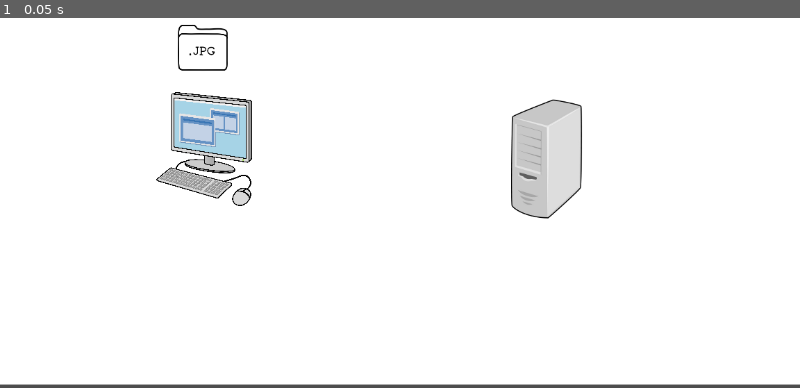
Above: before the commit, frame 1.
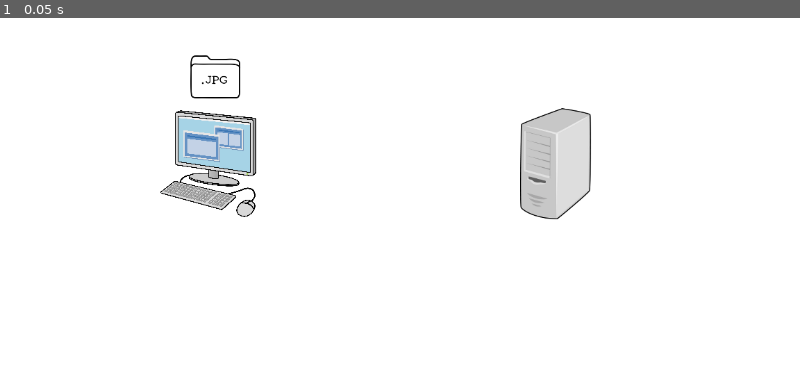
Above: after the commit, the same moment.

Repository: caw8592/TCP-IP-Hackathon
Game: Godot game, scene res://Level/Level.tscn
Two runs of this game, one before a commit and one after it. Both use one fixed random seed, a clock stepped at 60 frames per second and the inputs below.
Inputs:
- Up to frame 1 (0.05 s): no input

The runs differ from the first frame. In frame 1, 5.3% of the frame differs, in the area x 0-100%, y 1-100%.

Commit message:
fixed positions

Diff:
--- a/Drop Locations/computer_drop.tscn
+++ b/Drop Locations/computer_drop.tscn
@@ -4,7 +4,7 @@
 
 [sub_resource type="RectangleShape2D" id="RectangleShape2D_x6lse"]
 
-[node name="Computer" type="StaticBody2D" groups=["droppable"]]
+[node name="Computer" type="StaticBody2D"]
 metadata/_edit_group_ = true
 
 [node name="CollisionShape2D" type="CollisionShape2D" parent="."]
--- a/Level/Level.tscn
+++ b/Level/Level.tscn
@@ -2,25 +2,25 @@
 
 [ext_resource type="PackedScene" uid="uid://cji7wphvmp2v3" path="res://Entities/Entity.tscn" id="1_584c8"]
 [ext_resource type="Script" path="res://Level/Level.gd" id="1_1782i"]
-[ext_resource type="PackedScene" uid="uid://dvg6rfdmcbva3" path="res://computer_drop.tscn" id="3_jfirf"]
-[ext_resource type="PackedScene" uid="uid://c65bdpsolwlm0" path="res://machine_drop.tscn" id="4_too2j"]
+[ext_resource type="PackedScene" uid="uid://dvg6rfdmcbva3" path="res://Drop Locations/computer_drop.tscn" id="3_jfirf"]
+[ext_resource type="PackedScene" uid="uid://c65bdpsolwlm0" path="res://Drop Locations/machine_drop.tscn" id="4_too2j"]
 
 [node name="Level" type="Node2D"]
 script = ExtResource("1_1782i")
 
 [node name="ColorRect" type="ColorRect" parent="."]
 offset_right = 40.0
-offset_bottom = 40.0
+offset_bottom = 41.0
 scale = Vector2(28.8349, 16.085)
 
 [node name="Computer" parent="." instance=ExtResource("3_jfirf")]
-position = Vector2(294, 304)
-scale = Vector2(8, 8.56)
+position = Vector2(300, 325)
+scale = Vector2(8, 8)
 
 [node name="Machine" parent="." instance=ExtResource("4_too2j")]
-position = Vector2(787, 318)
-scale = Vector2(8, 8.56)
+position = Vector2(800, 325)
+scale = Vector2(8, 8)
 
 [node name="Entity" parent="." instance=ExtResource("1_584c8")]
-position = Vector2(292, 158)
-scale = Vector2(3, 3.21)
+position = Vector2(310, 200)
+scale = Vector2(3, 3)
